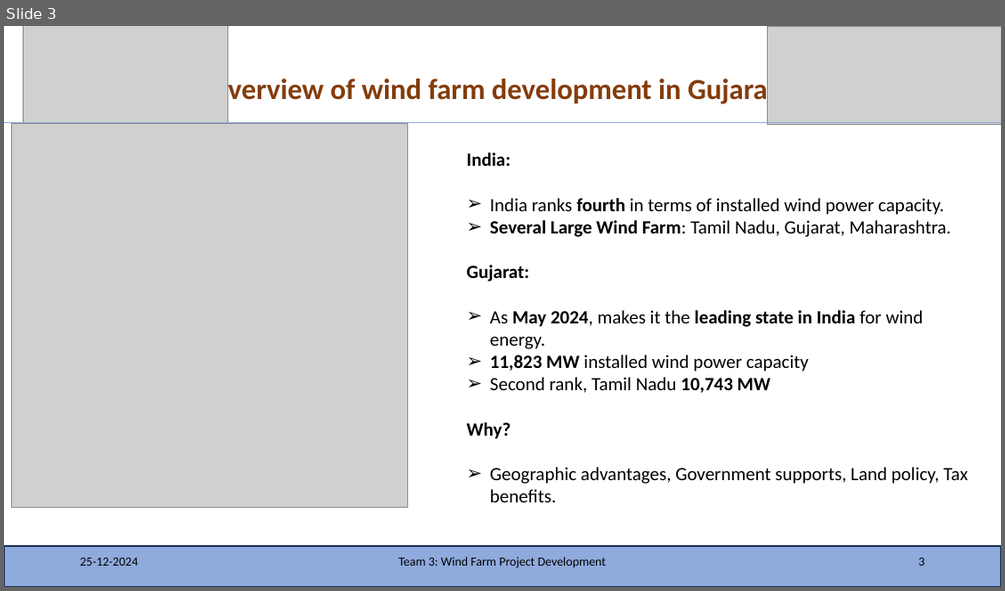
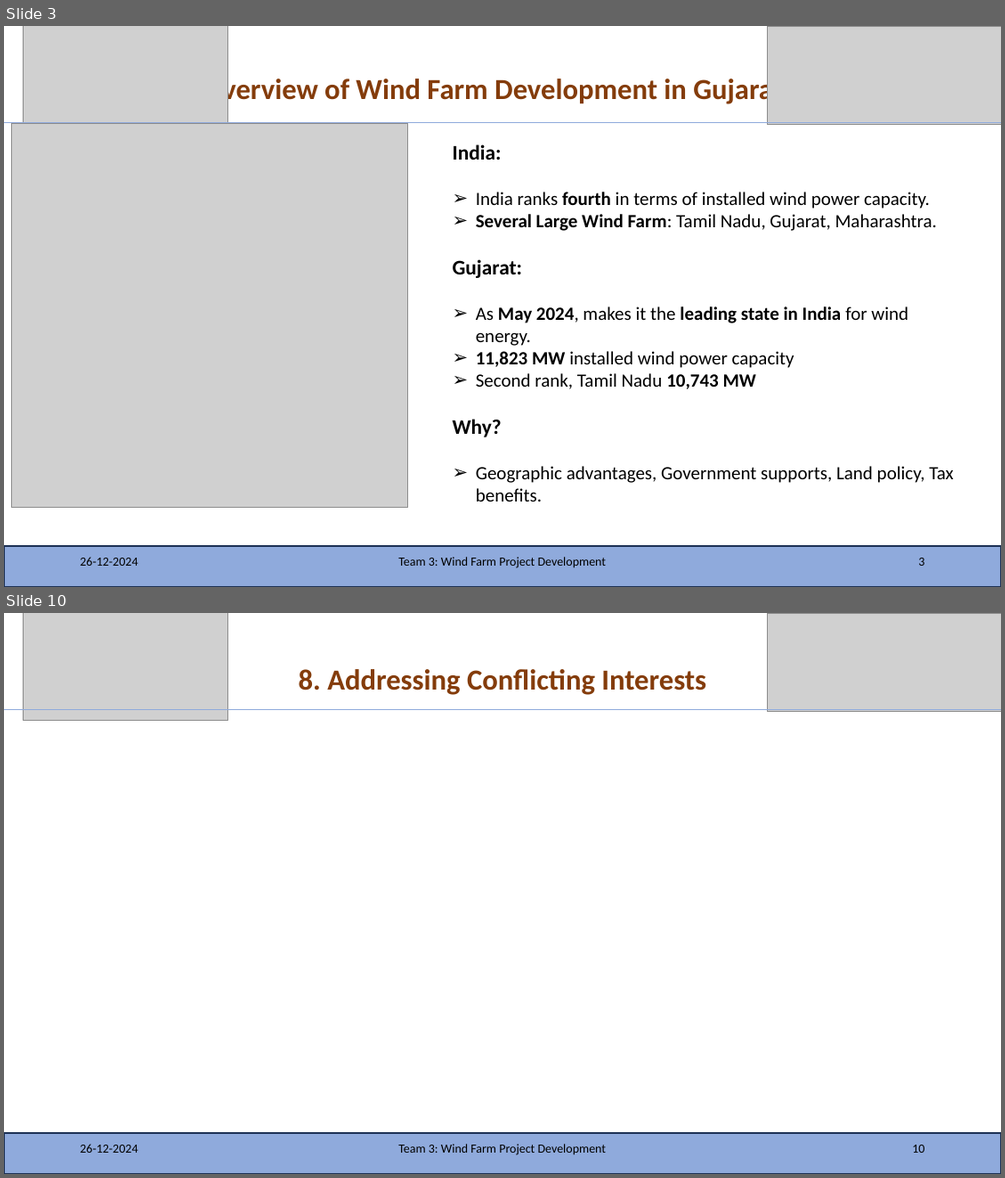
Before and after one commit to KSoni1505/Wind-Farm-Project-Development, a slide deck: Team_3_India.pptx. Shown one above the other, each under a label of ours: slide 3 before the commit, slides 3 and 10 after it; the slides between them are not shown. The pictures are 1005x591 and 1005x1178 pixels, drawn with LibreOffice and Linux fonts; fonts in the diff are those of the drawing; grey boxes stand for pictures. Boxes give left, top, right and bottom in pixels: in the first picture for what was removed or moved away, otherwise in the second. Text is boxed around its words. In the diff, an @@ line names an element or a change of style, - is before the commit and + after.

```diff
--- a/Team_3_India.pptx
+++ b/Team_3_India.pptx
@@ slide 10 added at [4, 613, 1001, 1174], background #FFFFFF @@
@@ picture added at [23, 613, 228, 720] @@
@@ picture added at [768, 613, 1001, 712] @@
@@ title added at [299, 669, 706, 695], 28 pt, text #843C0B, bold @@
+8. Addressing Conflicting Interests
@@ line added from (4, 709) to (1001, 709), #8FAADC 0.5 pt @@
@@ rectangle added at [4, 1133, 1001, 1174], fill #8FAADC, outline #1E3256 1 pt @@
@@ text added at [80, 1143, 138, 1152], 12 pt, text #000000 @@
+26-12-2024
@@ text added at [398, 1143, 607, 1155], 12 pt, text #000000 @@
+Team 3: Wind Farm Project Development
@@ page number added at [912, 1144, 924, 1152], 12 pt, text #000000 @@
+10
@@ slide 3 changed as well @@
@@ title at [202, 75, 783, 106]: text changed @@
-1. Overview of wind farm development in Gujarat
+1. Overview of Wind Farm Development in Gujarat
@@ text "India:": place and size @@
-text "India:" at [467, 152, 968, 502]
+text "India:" at [453, 144, 954, 501]
@@ text at [453, 144, 523, 437]: size 18 to 20 pt in "India:", "Gujarat:", "Why?" @@
```
Also in this commit, not shown: 2 other slides changed, 15 other slides added.
